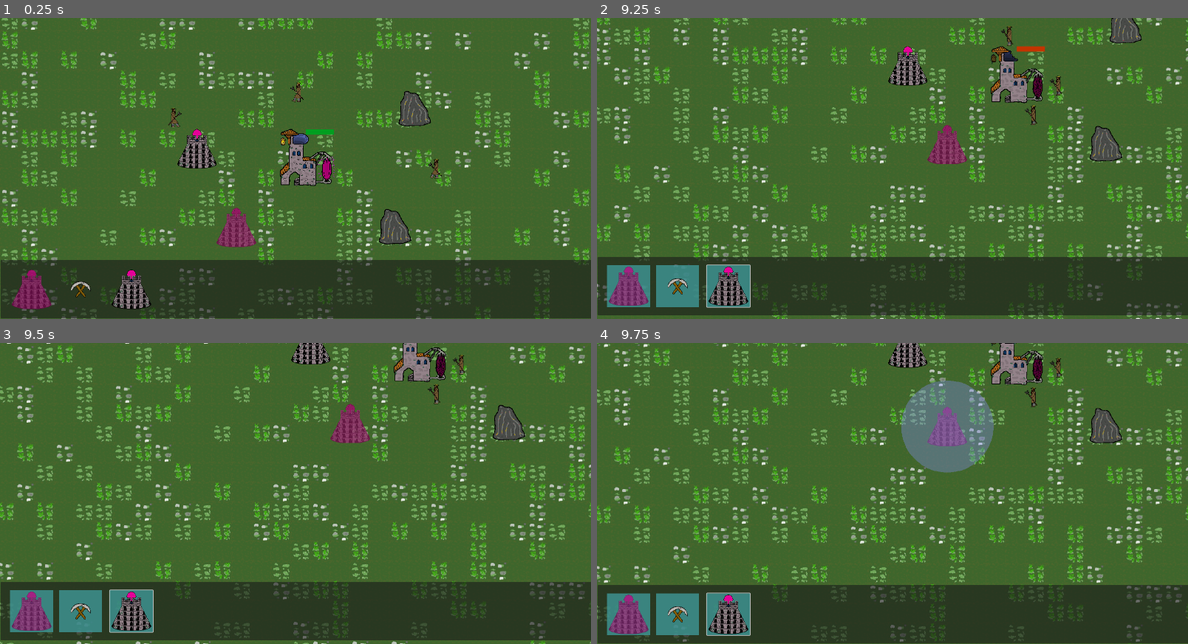
Above: before the commit, frames 1-4 (two rows, left to right).
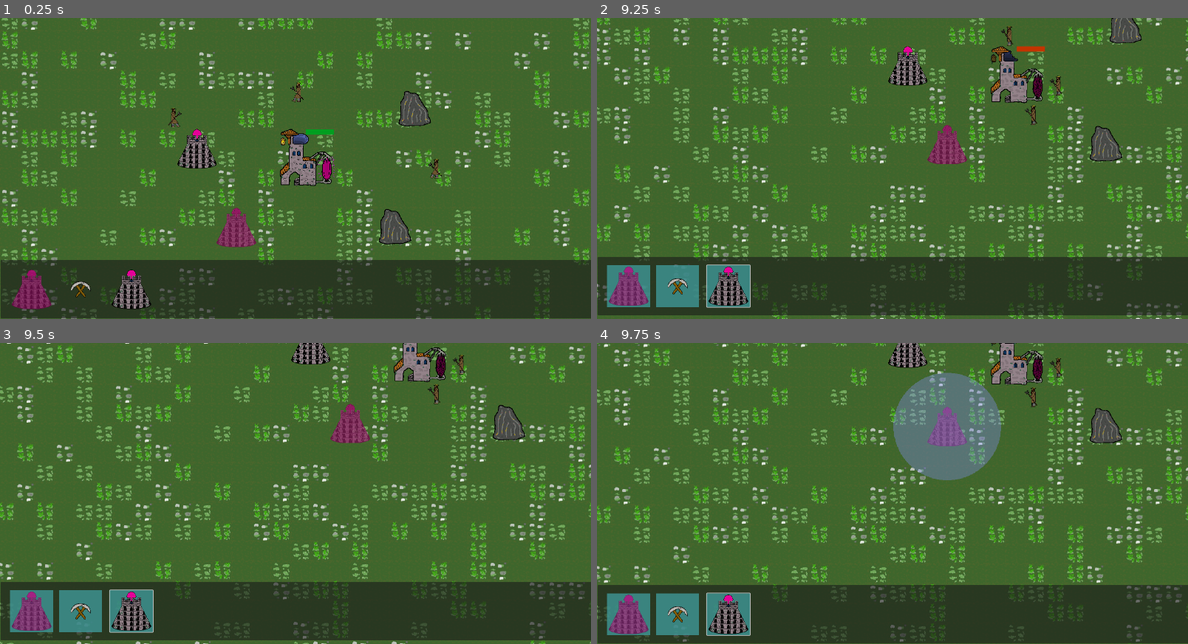
Above: after the commit, the same moments.

Repository: jaroslav2324/ludum_dare_54
Game: Godot game, scene res://scenes/main_scene.tscn
The game is run twice, just before and just after one commit, with the same random seed, the same clock (stepped at 60 frames per second) and the same inputs.
Inputs (mouse positions are in pixels of both pictures, inside the frame that each line leads up to):
- Up to frame 1 (0.25 s): no input
- Up to frame 2 (9.25 s): click (626, 288) at 0.5 s; click (679, 288) at 1.25 s; click (727, 288) at 2 s; click (626, 288) at 2.75 s; click (679, 288) at 3.5 s; click (727, 288) at 4.25 s; click (626, 288) at 5 s; click (679, 288) at 5.75 s; click (727, 288) at 6.5 s; tap Enter at 7.25 s; move the mouse to (992, 228) at 7.27 s; hold A (a) 7.28-8.03 s; tap D (d) at 7.55, 8.1 s; move the mouse to (1128, 108) at 8.02 s; tap S (s) at 8.3 s; tap Space at 8.75 s; move the mouse to (910, 135) at 8.77 s; hold S (s) from 8.78 s (still down); tap W (w) at 9.05 s
- Up to frame 3 (9.5 s): keep holding S (s)
- Up to frame 4 (9.75 s): move the mouse to (945, 424) at 9.52 s; release S (s) at 9.53 s; tap W (w) at 9.6 s

Frames 1-3 are identical in both runs. In frame 4, 1.4% of the frame differs, in the area x 50-69%, y 9-46%.

Commit message:
added sound to enemy death magic tower damage enemies

Diff:
--- a/scenes/enemy.gd
+++ b/scenes/enemy.gd
@@ -56,6 +56,7 @@
 	print("Farmer recieved damage ", damage, ", current hp = ", farmer_hp)
 	if farmer_hp <= 0:
 		farmer_dead = true
+		$deadSoundPlayer.play()
 		$AnimatedSprite2D.play("dead_burst")
 		dead_animation_playing = true
 
@@ -84,5 +85,6 @@
 func _on_animated_sprite_2d_animation_finished():
 	if dead_animation_playing:
 		# hide()
+
 		queue_free()
 	pass # Replace with function body.
--- a/scenes/enemy.tscn
+++ b/scenes/enemy.tscn
@@ -6,6 +6,7 @@
 [ext_resource type="Texture2D" uid="uid://ck5b6yu5w7tl6" path="res://textures/fermer/TheCrookedToothedFarmerDie-Sheet.png" id="3_d0uwh"]
 [ext_resource type="Texture2D" uid="uid://c7gkco5yp7yq4" path="res://textures/fermer/TheCrookedToothedFarmerGoLeft-Sheet.png" id="4_lp0g0"]
 [ext_resource type="Texture2D" uid="uid://dc8hr5tqm0kl5" path="res://textures/fermer/TheCrookedToothedFarmerGoRight-Sheet.png" id="5_4u6ww"]
+[ext_resource type="AudioStream" uid="uid://f74e3junwkwd" path="res://sounds/dead_man.wav" id="7_enogo"]
 
 [sub_resource type="AtlasTexture" id="AtlasTexture_gsa05"]
 atlas = ExtResource("1_gidsg")
@@ -192,6 +193,9 @@
 
 [node name="TimerAttack" type="Timer" parent="."]
 
+[node name="deadSoundPlayer" type="AudioStreamPlayer2D" parent="."]
+stream = ExtResource("7_enogo")
+
 [connection signal="body_entered" from="." to="." method="_on_body_entered"]
 [connection signal="animation_finished" from="AnimatedSprite2D" to="." method="_on_animated_sprite_2d_animation_finished"]
 [connection signal="timeout" from="TimerAttack" to="." method="_on_timer_attack_timeout"]
--- a/scenes/tower_magic.gd
+++ b/scenes/tower_magic.gd
@@ -1,14 +1,21 @@
 extends RigidBody2D
 
 
-@export var attack_radius = 300
+@export var attack_radius = 350
+@export var tower_damage = 1
+@export var tower_attack_speed = 1.5
+
+var target
+var aimed_target = false
 
 # Called when the node enters the scene tree for the first time.
 func _ready():
 	input_pickable = true
+	contact_monitor = true
 	var radius_scale: Vector2 = Vector2(attack_radius / 256.0, attack_radius / 256.0)
 	# print("rad scale ", radius_scale)
-	$radiusSprite.apply_scale(radius_scale)
+	$radius/radiusSprite.apply_scale(radius_scale)
+	$radius/radiusCollisionShape.apply_scale(radius_scale)
 	pass # Replace with function body.
 
 
@@ -18,10 +25,34 @@
 
 
 func _on_mouse_entered():
-	$radiusSprite.show()
+	$radius/radiusSprite.show()
+	pass
+
+
+func _on_mouse_exited():
+	$radius/radiusSprite.hide()
+	pass
+
+
+func _on_radius_body_entered(body):
+	print("Radius entered")
+	print("Body in enemies group", body.is_in_group("enemies"))
+	if body.is_in_group("enemies") and not aimed_target:
+		aimed_target = true
+		target = body
+		target.apply_damage(tower_damage)
+		$radius/damageTimer.start(tower_attack_speed)
 	pass # Replace with function body.
 
 
-func _on_mouse_exited():
-	$radiusSprite.hide()
+func _on_radius_body_exited(body):
+	if body == target:
+		print("target = body")
+		aimed_target = false
+		$radius/damageTimer.stop()
 	pass # Replace with function body.
+
+
+func _on_damage_timer_timeout():
+	target.apply_damage(tower_damage)
+	pass # Replace with function body.
--- a/scenes/tower_magic.tscn
+++ b/scenes/tower_magic.tscn
@@ -118,6 +118,9 @@
 [sub_resource type="RectangleShape2D" id="RectangleShape2D_2c1ts"]
 size = Vector2(134, 135)
 
+[sub_resource type="CircleShape2D" id="CircleShape2D_spo1d"]
+radius = 128.25
+
 [node name="towerMagic" type="RigidBody2D"]
 gravity_scale = 0.0
 script = ExtResource("1_e5uuy")
@@ -129,9 +132,19 @@
 position = Vector2(0, 0.5)
 shape = SubResource("RectangleShape2D_2c1ts")
 
-[node name="radiusSprite" type="Sprite2D" parent="."]
+[node name="radius" type="Area2D" parent="."]
+
+[node name="radiusSprite" type="Sprite2D" parent="radius"]
 visible = false
 texture = ExtResource("5_aov6r")
 
+[node name="radiusCollisionShape" type="CollisionShape2D" parent="radius"]
+shape = SubResource("CircleShape2D_spo1d")
+
+[node name="damageTimer" type="Timer" parent="radius"]
+
 [connection signal="mouse_entered" from="." to="." method="_on_mouse_entered"]
 [connection signal="mouse_exited" from="." to="." method="_on_mouse_exited"]
+[connection signal="body_entered" from="radius" to="." method="_on_radius_body_entered"]
+[connection signal="body_exited" from="radius" to="." method="_on_radius_body_exited"]
+[connection signal="timeout" from="radius/damageTimer" to="." method="_on_damage_timer_timeout"]
Not shown: 1 places in scenes/enemy.tscn that only renumber resources
Not shown: 1 places in scenes/tower_magic.tscn that only renumber resources
Not shown, added: sounds/dead_man.wav.import
Not shown, added: sounds/dead_man.wav
